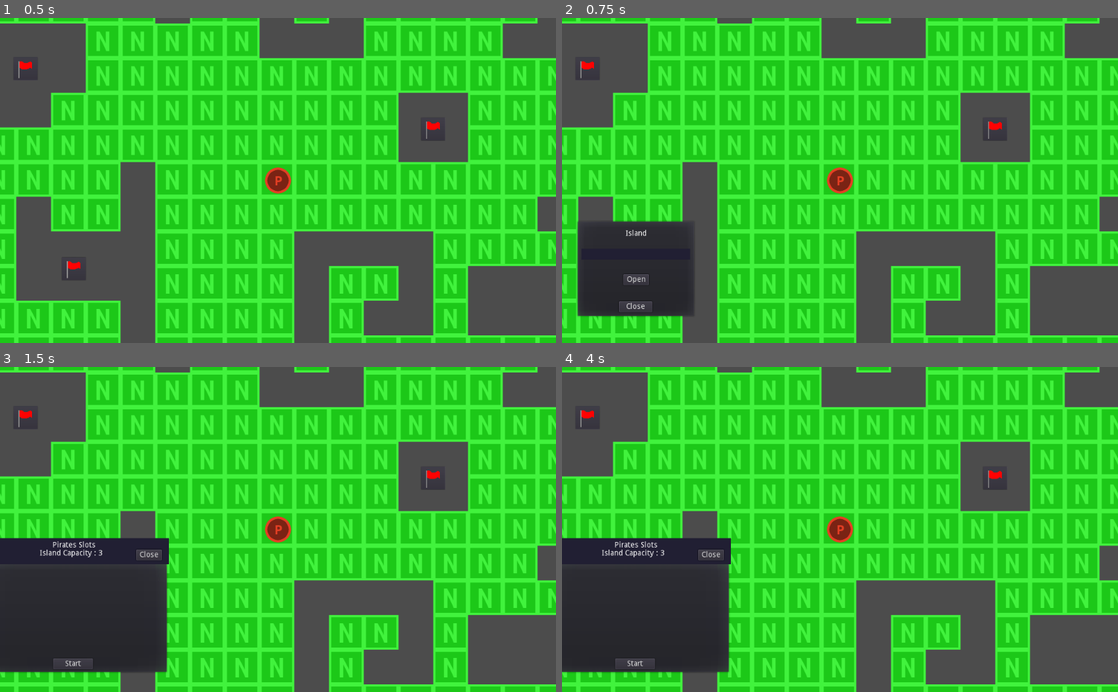
Above: before the commit, frames 1-4 (two rows, left to right).
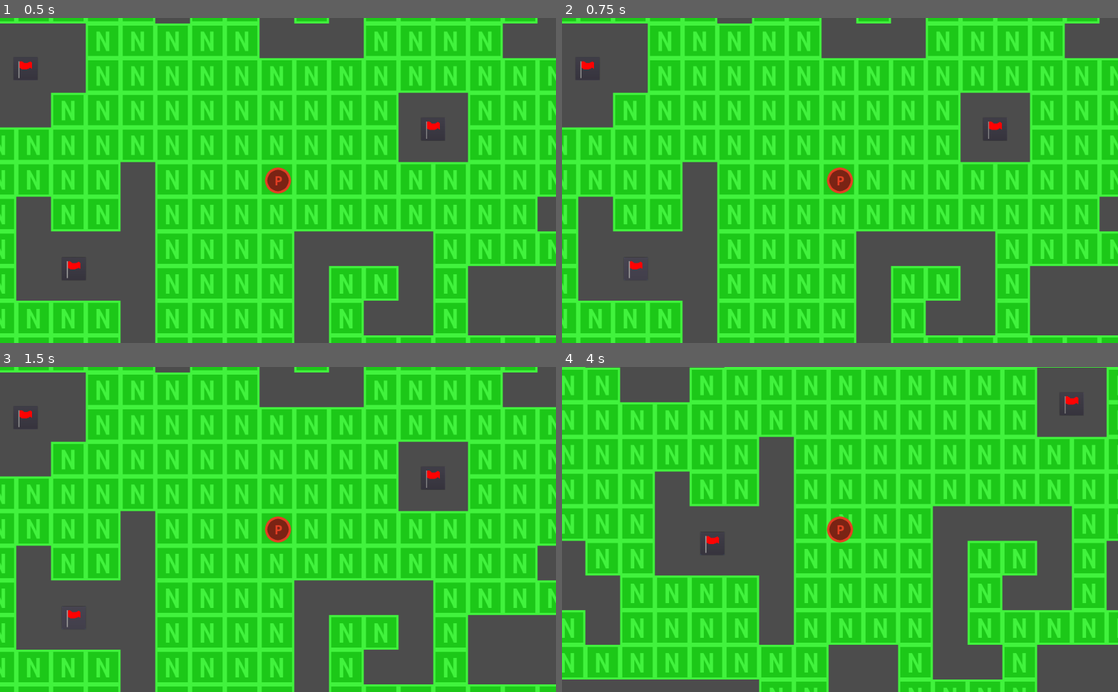
Above: after the commit, the same moments.

Repository: Escandiuzzi/PirateGodotProject
Game: Godot game, scene res://World.tscn
The game is run twice, just before and just after one commit, with the same random seed, the same clock (stepped at 60 frames per second) and the same inputs.
Inputs (mouse positions are in pixels of both pictures, inside the frame that each line leads up to):
- Up to frame 1 (0.5 s): no input
- Up to frame 2 (0.75 s): click (634, 268) at 0.52 s
- Up to frame 3 (1.5 s): click (72, 627) at 1.25 s, where only the run before the commit has a clickable "Open"
- Up to frame 4 (4 s): click (634, 662) at 2 s, where only the run before the commit has a clickable "Start"; click (634, 617) at 2.77 s; click (634, 627) at 3.5 s, where only the run before the commit has a clickable "Open"

Frame 1 is identical in both runs. In frame 2, 5.9% of the frame differs, in the area x 2-24%, y 62-92%; in frame 3, 12%; in frame 4, 74%, in the area x 0-100%, y 0-100%.

Commit message:
Added a range to access the island menu

Diff:
--- a/Flag.gd
+++ b/Flag.gd
@@ -1,14 +1,13 @@
 extends Node2D
 
-# class member variables go here, for example:
-# var a = 2
-# var b = "textvar"
 onready var menuButton = $Button;
 var islandMenu;
+var player_inside;
 
 func _ready():
 	# Called when the node is added to the scene for the first time.
 	# Initialization here
+	player_inside = false;
 	islandMenu = get_node("IslandMenu/IslandMenu");
 	pass
 
@@ -19,10 +18,22 @@
 
 func _on_Button_pressed():
 	#window.popup();
-	islandMenu.rect_position.x = position.x - (islandMenu.rect_size.x/2);
-	islandMenu.rect_position.y = position.y - (islandMenu.rect_size.y/2);
-	islandMenu.show()
+	if player_inside:
+		islandMenu.rect_position.x = position.x - (islandMenu.rect_size.x/2);
+		islandMenu.rect_position.y = position.y - (islandMenu.rect_size.y/2);
+		islandMenu.show()
 	pass
+
 func _on_Fechar_pressed():
 	islandMenu.hide()
 	pass
+
+func _on_Area2D_area_entered(area):
+	if area.name == "PlayerArea2D":
+		player_inside = true;
+	pass
+
+func _on_Area2D_area_exited(area):
+	if area.name == "PlayerArea2D":
+		player_inside = false;
+	pass
--- a/IslandMenu.tscn
+++ b/IslandMenu.tscn
@@ -47,7 +47,6 @@
 script = ExtResource( 4 )
 
 [node name="Island" parent="IslandMenu" instance=ExtResource( 5 )]
-editor/display_folded = false
 position = Vector2( 89.093, 0 )
 
 [node name="Button" parent="IslandMenu/Island" index="1"]
@@ -69,6 +68,10 @@
 [node name="RewardMenu" parent="IslandMenu/Island" index="4"]
 mouse_filter = 2
 
+[node name="Area2D" type="Area2D" parent="."]
+
+[node name="CollisionShape2D" type="CollisionShape2D" parent="Area2D"]
+
 [connection signal="pressed" from="IslandMenu/Close" to="IslandMenu" method="_on_Close_pressed"]
 [connection signal="on_timer_change" from="IslandMenu/Island" to="IslandMenu/MineProgress" method="_on_Island_on_timer_change"]
 
--- a/World.tscn
+++ b/World.tscn
@@ -7,7 +7,23 @@
 [ext_resource path="res://Flag.tscn" type="PackedScene" id=5]
 [ext_resource path="res://IslandMenu.tscn" type="PackedScene" id=6]
 
+[sub_resource type="CircleShape2D" id=1]
+radius = 24.5474
+
+[sub_resource type="RectangleShape2D" id=2]
+extents = Vector2( 156.85, 214.32 )
+
+[sub_resource type="RectangleShape2D" id=3]
+extents = Vector2( 78.9113, 80.6572 )
+
+[sub_resource type="RectangleShape2D" id=4]
+extents = Vector2( 85.7376, 180.949 )
+
+[sub_resource type="RectangleShape2D" id=5]
+extents = Vector2( 142.594, 113.263 )
+
 [node name="World" type="Node"]
+editor/display_folded = true
 script = ExtResource( 1 )
 
 [node name="Node2D" type="Node2D" parent="."]
@@ -22,6 +38,12 @@
 
 [node name="HUD" parent="Player" instance=ExtResource( 4 )]
 
+[node name="PlayerArea2D" type="Area2D" parent="Player"]
+editor/display_folded = true
+
+[node name="CollisionShape2D" type="CollisionShape2D" parent="Player/PlayerArea2D"]
+shape = SubResource( 1 )
+
 [node name="Flags" type="Node" parent="."]
 editor/display_folded = true
 
@@ -30,6 +52,7 @@
 position = Vector2( -342.047, 196.745 )
 
 [node name="IslandMenu" parent="Flags/Flag" instance=ExtResource( 6 )]
+editor/display_folded = true
 
 [node name="PopupMenu" parent="Flags/Flag/IslandMenu/IslandMenu/Island" index="2"]
 path = "World/Flags/Flag"
@@ -37,11 +60,19 @@
 [node name="RewardMenu" parent="Flags/Flag/IslandMenu/IslandMenu/Island" index="4"]
 path = "World/Flags/Flag"
 
+[node name="Area2D" parent="Flags/Flag/IslandMenu" index="1"]
+editor/display_folded = true
+
+[node name="CollisionShape2D" parent="Flags/Flag/IslandMenu/Area2D" index="0"]
+position = Vector2( 20.7564, -2.79333 )
+shape = SubResource( 2 )
+
 [node name="Flag2" parent="Flags" instance=ExtResource( 5 )]
 editor/display_folded = true
 position = Vector2( 319.674, -61.0101 )
 
 [node name="IslandMenu" parent="Flags/Flag2" instance=ExtResource( 6 )]
+editor/display_folded = true
 
 [node name="PopupMenu" parent="Flags/Flag2/IslandMenu/IslandMenu/Island" index="2"]
 path = "World/Flags/Flag2"
@@ -50,15 +81,22 @@
 editor/display_folded = false
 path = "World/Flags/Flag2"
 
+[node name="Area2D" parent="Flags/Flag2/IslandMenu" index="1"]
+editor/display_folded = true
+
+[node name="CollisionShape2D" parent="Flags/Flag2/IslandMenu/Area2D" index="0"]
+position = Vector2( 0, -4.18997 )
+shape = SubResource( 3 )
+
 [node name="Flag3" parent="Flags" instance=ExtResource( 5 )]
 editor/display_folded = true
 position = Vector2( -880.167, 356.523 )
 
 [node name="IslandMenu" parent="Flags/Flag3" instance=ExtResource( 6 )]
-visible = false
+editor/display_folded = true
 
-[node name="IslandMenu" parent="Flags/Flag3/IslandMenu" index="0"]
-editor/display_folded = false
+[node name="Island" parent="Flags/Flag3/IslandMenu/IslandMenu" index="4"]
+editor/display_folded = true
 
 [node name="PopupMenu" parent="Flags/Flag3/IslandMenu/IslandMenu/Island" index="2"]
 path = "World/Flags/Flag3"
@@ -66,12 +104,19 @@
 [node name="RewardMenu" parent="Flags/Flag3/IslandMenu/IslandMenu/Island" index="4"]
 path = "World/Flags/Flag3"
 
+[node name="Area2D" parent="Flags/Flag3/IslandMenu" index="1"]
+editor/display_folded = true
+
+[node name="CollisionShape2D" parent="Flags/Flag3/IslandMenu/Area2D" index="0"]
+position = Vector2( -12.6349, -66.7846 )
+shape = SubResource( 4 )
+
 [node name="Flag4" parent="Flags" instance=ExtResource( 5 )]
 editor/display_folded = true
 position = Vector2( -430.98, -172.553 )
 
 [node name="IslandMenu" parent="Flags/Flag4" instance=ExtResource( 6 )]
-visible = false
+editor/display_folded = true
 
 [node name="PopupMenu" parent="Flags/Flag4/IslandMenu/IslandMenu/Island" index="2"]
 path = "World/Flags/Flag4"
@@ -79,11 +124,23 @@
 [node name="RewardMenu" parent="Flags/Flag4/IslandMenu/IslandMenu/Island" index="4"]
 path = "World/Flags/Flag4"
 
+[node name="CollisionShape2D" parent="Flags/Flag4/IslandMenu/Area2D" index="0"]
+position = Vector2( -17.1475, 11.7324 )
+shape = SubResource( 5 )
+
 [connection signal="pressed" from="Player/HUD/LoadButton" to="Player" method="_on_LoadButton_pressed"]
 [connection signal="send_player_reward" from="Flags/Flag/IslandMenu/IslandMenu/Island" to="Player" method="_on_Island_send_player_reward"]
+[connection signal="area_entered" from="Flags/Flag/IslandMenu/Area2D" to="Flags/Flag" method="_on_Area2D_area_entered"]
+[connection signal="area_exited" from="Flags/Flag/IslandMenu/Area2D" to="Flags/Flag" method="_on_Area2D_area_exited"]
 [connection signal="send_player_reward" from="Flags/Flag2/IslandMenu/IslandMenu/Island" to="Player" method="_on_Island_send_player_reward"]
+[connection signal="area_entered" from="Flags/Flag2/IslandMenu/Area2D" to="Flags/Flag2" method="_on_Area2D_area_entered"]
+[connection signal="area_exited" from="Flags/Flag2/IslandMenu/Area2D" to="Flags/Flag2" method="_on_Area2D_area_exited"]
 [connection signal="send_player_reward" from="Flags/Flag3/IslandMenu/IslandMenu/Island" to="Player" method="_on_Island_send_player_reward"]
+[connection signal="area_entered" from="Flags/Flag3/IslandMenu/Area2D" to="Flags/Flag3" method="_on_Area2D_area_entered"]
+[connection signal="area_exited" from="Flags/Flag3/IslandMenu/Area2D" to="Flags/Flag3" method="_on_Area2D_area_exited"]
 [connection signal="send_player_reward" from="Flags/Flag4/IslandMenu/IslandMenu/Island" to="Player" method="_on_Island_send_player_reward"]
+[connection signal="area_entered" from="Flags/Flag4/IslandMenu/Area2D" to="Flags/Flag4" method="_on_Area2D_area_entered"]
+[connection signal="area_exited" from="Flags/Flag4/IslandMenu/Area2D" to="Flags/Flag4" method="_on_Area2D_area_exited"]
 
 [editable path="Player/HUD"]
 
Not shown: 1 places in World.tscn that only renumber resources
